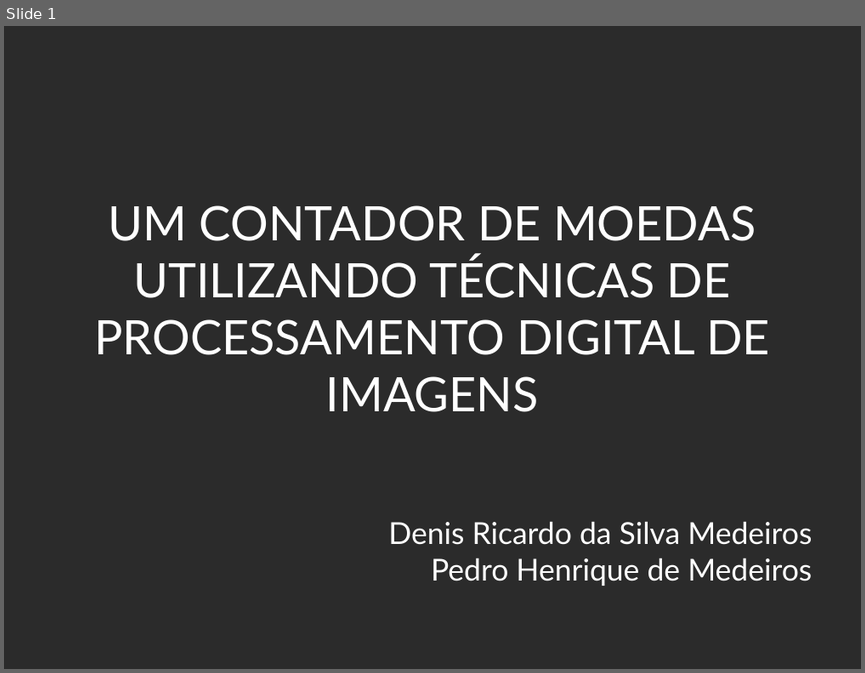
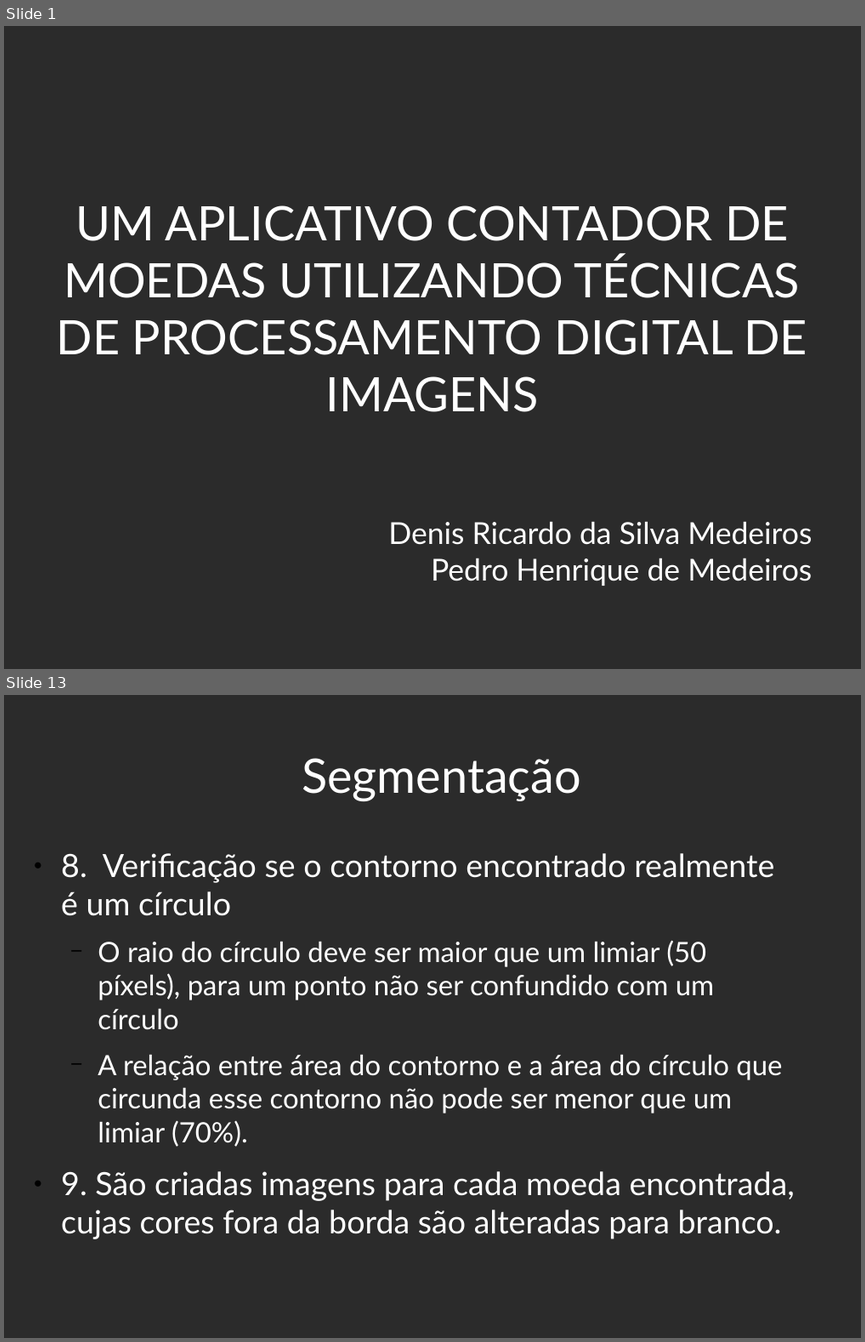
Before and after one commit to PedroHenriqueMedeiros/PedroHenriqueMedeiros.github.io, a slide deck: DCA0445/src/projetofinal/apresentacao.odp. Shown one above the other, each under a label of ours: slide 1 before the commit, slides 1 and 13 after it; the slides between them are not shown. The pictures are 865x673 and 865x1342 pixels, drawn with LibreOffice and Linux fonts; fonts in the diff are those of the drawing; background and template pictures are left out; a plain dark background stands for a picture behind light text. Boxes give left, top, right and bottom in pixels: in the first picture for what was removed or moved away, otherwise in the second. Text is boxed around its words. In the diff, an @@ line names an element or a change of style, - is before the commit and + after.

```diff
--- a/DCA0445/src/projetofinal/apresentacao.odp
+++ b/DCA0445/src/projetofinal/apresentacao.odp
@@ slide 13 added at [4,695,861,1338], background picture (left out) @@
@@ title added at [302,758,581,801], 44 pt, text #FFFFFF @@
+Segmentação
@@ text added at [61,853,794,1234], 25.9 pt, text #FFFFFF @@
+● 8. Verificação se o contorno encontrado realmente é um círculo
+  − O raio do círculo deve ser maior que um limiar (50 píxels), para um ponto não ser confundido com um círculo
+  − A relação entre área do contorno e a área do círculo que circunda esse contorno não pode ser menor que um limiar (70%).
+● 9. São criadas imagens para cada moeda encontrada, cujas cores fora da borda são alteradas para branco.
@@ slide 1 changed as well @@
@@ title at [57,205,808,412]: text changed @@
-UM CONTADOR DE MOEDAS UTILIZANDO TÉCNICAS DE PROCESSAMENTO DIGITAL DE IMAGENS
+UM APLICATIVO CONTADOR DE MOEDAS UTILIZANDO TÉCNICAS DE PROCESSAMENTO DIGITAL DE IMAGENS
```
Also in this commit, not shown: 1 other slide changed, 22 other slides added, 4 other files.
